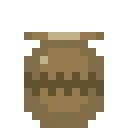
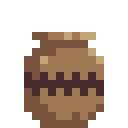
Revision of a layered (128, 128) image; what changed, layer by layer:
painted on "Layer 1" over [24, 32, 104, 128]
